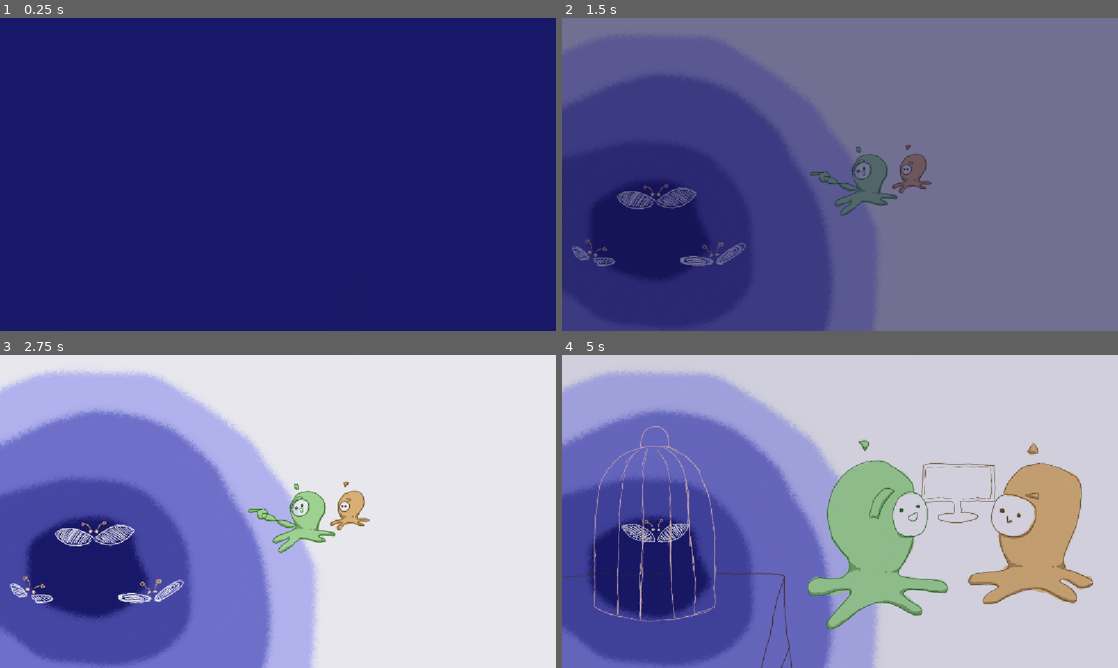
Above: before the commit, frames 1-4 (two rows, left to right).
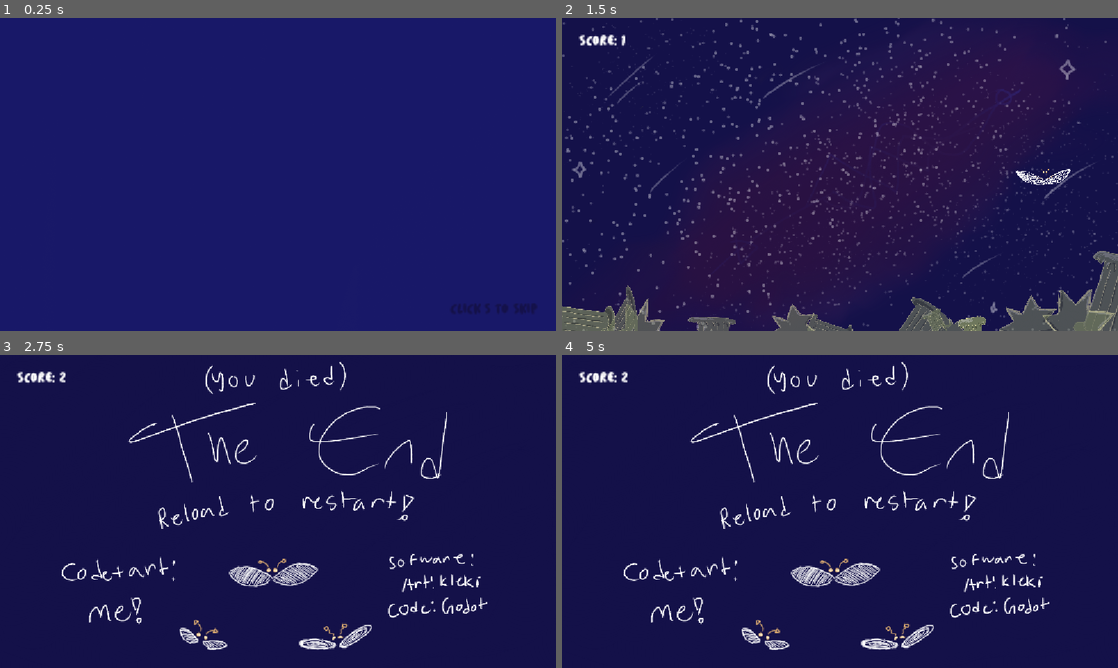
Above: after the commit, the same moments.

Repository: Pine-ber-EE/thingscrumbleapart
Game: Godot game, scene res://scenes + scripts/game.tscn
The game is run twice, just before and just after one commit, with the same random seed, the same clock (stepped at 60 frames per second) and the same inputs.
Inputs (mouse positions are in pixels of both pictures, inside the frame that each line leads up to):
- Up to frame 1 (0.25 s): no input
- Up to frame 2 (1.5 s): tap S (ui_skip, bound only after the commit) at 0.5 s; move the mouse to (962, 158) at 0.52 s; hold Right (ui_right) from 0.53 s (still down); tap Alt at 0.6 s; click (962, 158) at 0.67 s; tap Enter (ui_accept) at 0.77 s; move the mouse to (728, 190) at 1.27 s; tap Shift at 1.35 s
- Up to frame 3 (2.75 s): tap Enter (ui_accept) at 1.52 s; move the mouse to (333, 442) at 2.02 s; release Right (ui_right) at 2.03 s; hold Left (ui_left) from 2.03 s (still down); tap Alt at 2.1 s
- Up to frame 4 (5 s): move the mouse to (812, 574) at 2.77 s; release Left (ui_left) at 2.78 s; hold Right (ui_right) 2.78-4.28 s; tap Shift at 2.85, 4.35 s; click (812, 574) at 2.92 s; tap Enter (ui_accept) at 3.02, 3.5, 3.77, 4.52 s; move the mouse to (1006, 558) at 3.52 s; tap Alt at 3.6 s; tap S (ui_skip, bound only after the commit) at 4.15 s; move the mouse to (673, 464) at 4.27 s; hold Left (ui_left) from 4.28 s (still down)

The runs differ from the first frame. In frame 1, 0.1% of the frame differs, in the area x 81-97%, y 91-95%; in frame 2, 95%; in frame 3, 99%; in frame 4, 100%, in the area x 0-100%, y 0-100%.

Commit message:
cutscene skip button!

Diff:
--- a/project.godot
+++ b/project.godot
@@ -42,6 +42,11 @@
 , Object(InputEventKey,"resource_local_to_scene":false,"resource_name":"","device":-1,"window_id":0,"alt_pressed":false …(183 unchanged characters)…
 ]
 }
+ui_skip={
+"deadzone": 0.2,
+"events": [Object(InputEventKey,"resource_local_to_scene":false,"resource_name":"","device":-1,"window_id":0,"alt_pressed":false,"shift_pressed":false,"ctrl_pressed":false,"meta_pressed":false,"pressed":false,"keycode":0,"physical_keycode":83,"key_label":0,"unicode":115,"location":0,"echo":false,"script":null)
+]
+}
 
 [physics]
 
--- a/scenes + scripts/cutscene.gd
+++ b/scenes + scripts/cutscene.gd
@@ -10,6 +10,9 @@
 
 # Called every frame. 'delta' is the elapsed time since the previous frame.
 func _process(delta: float) -> void:
+	if Input.is_action_just_pressed("ui_skip"):
+		emit_signal("bob2")
+		visible = false
 	timer += delta * 0.4
 	frame = round(timer)
 	modulate.a = fmod(timer+0.5,1)+0.3
--- a/scenes + scripts/game.gd
+++ b/scenes + scripts/game.gd
@@ -34,6 +34,7 @@
 	$"spikes ;3".cut = 1
 	$player.cut=1
 	$cutscene/Sprite2D.visible = false
+	$cutscene/Label.visible = false
 
 func start():
 	$debris.start = 1
--- a/scenes + scripts/game.tscn
+++ b/scenes + scripts/game.tscn
@@ -20,6 +20,7 @@
 [ext_resource type="Texture2D" uid="uid://b38n64xbmqlfa" path="res://assets/cutscene/frame2.png" id="13_264po"]
 [ext_resource type="Script" uid="uid://m0dtcjatojhy" path="res://scenes + scripts/cutscene.gd" id="14_1kice"]
 [ext_resource type="Texture2D" uid="uid://b7miigxtts5c4" path="res://assets/cutscene/frame3.png" id="14_rysoc"]
+[ext_resource type="FontFile" uid="uid://vbohpsiv0fre" path="res://assets/JellyBounce.ttf" id="20_0uc5v"]
 [ext_resource type="Script" uid="uid://d523sst2b7mq" path="res://scenes + scripts/spikes_;3.gd" id="20_1kice"]
 [ext_resource type="PackedScene" uid="uid://cgmhfdiyhd4lu" path="res://scenes + scripts/score.tscn" id="21_5newe"]
 
@@ -39,6 +40,11 @@
 
 [sub_resource type="RectangleShape2D" id="RectangleShape2D_dtx53"]
 size = Vector2(10.375, 37.5)
+
+[sub_resource type="LabelSettings" id="LabelSettings_dtx53"]
+font = ExtResource("20_0uc5v")
+font_size = 20
+font_color = Color(0.078431375, 0.06666667, 0.28627452, 1)
 
 [sub_resource type="SpriteFrames" id="SpriteFrames_dpuov"]
 animations = [{
@@ -198,7 +204,6 @@
 script = ExtResource("7_u5sy4")
 
 [node name="pressspace" type="Sprite2D" parent="." unique_id=62613485]
-visible = false
 position = Vector2(-3.0000005, -57)
 scale = Vector2(0.19495414, 0.18484041)
 texture = ExtResource("8_gee14")
@@ -219,9 +224,18 @@
 shape = SubResource("RectangleShape2D_dtx53")
 
 [node name="cutscene" type="Node2D" parent="." unique_id=1270152204]
-visible = false
 z_index = 8
 position = Vector2(0, -12)
+
+[node name="Label" type="Label" parent="cutscene" unique_id=1417468967]
+z_index = 11
+offset_left = 119.0
+offset_top = 88.0
+offset_right = 597.0
+offset_bottom = 168.0
+scale = Vector2(0.5, 0.5)
+text = "click s to skip"
+label_settings = SubResource("LabelSettings_dtx53")
 
 [node name="AnimatedSprite2D" type="AnimatedSprite2D" parent="cutscene" unique_id=2022119903]
 scale = Vector2(0.2950819, 0.295082)
Not shown, changed: README.md
